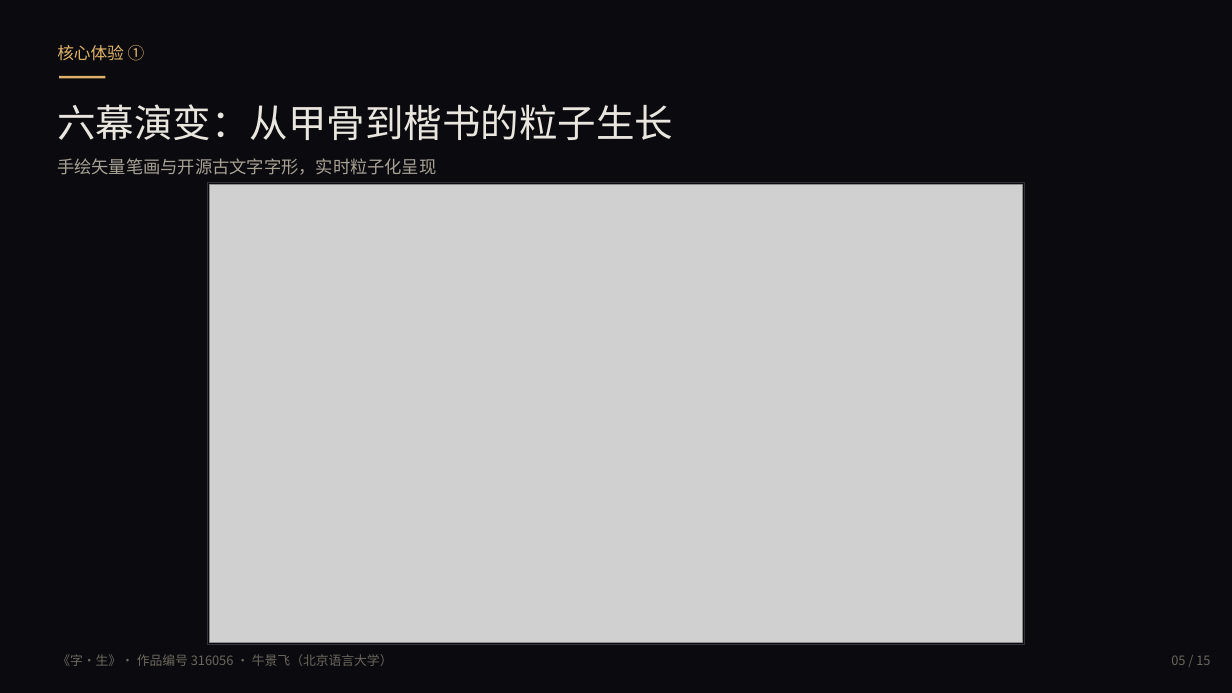
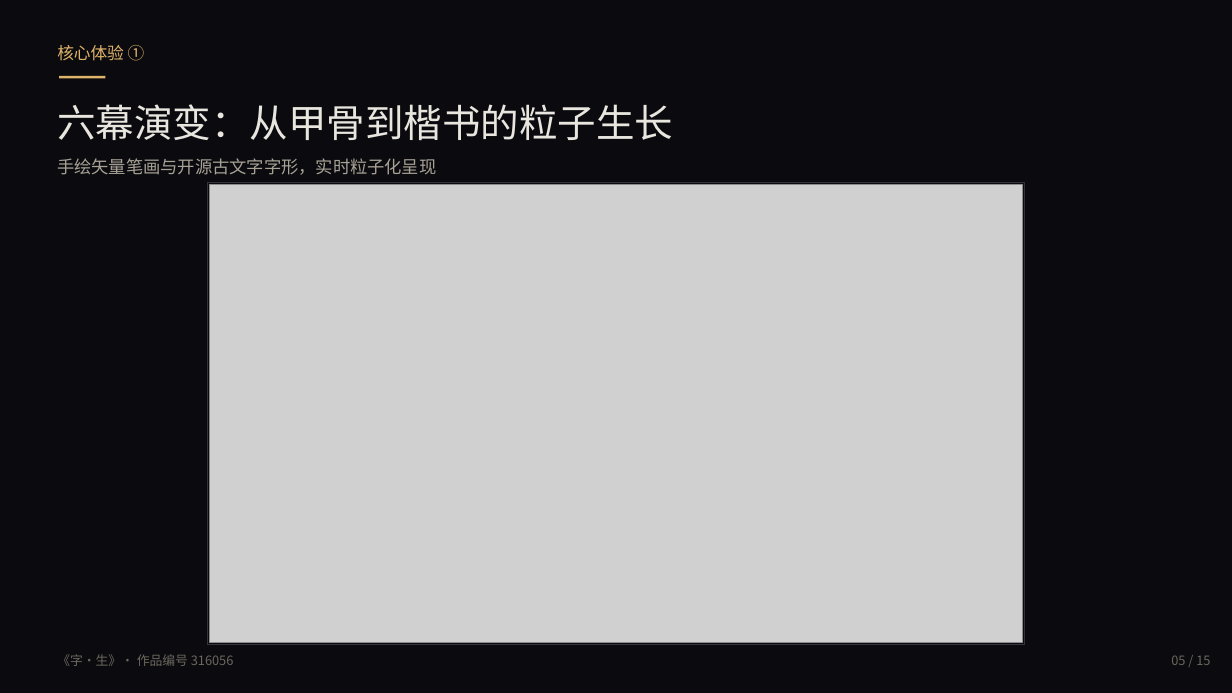
Before and after one commit to qq2430814042/zisheng, a slide deck: slide 5 of 字生-演示文稿.pptx. Drawn at 1232x693 pixels with LibreOffice and Linux fonts; fonts in the diff are those of the drawing; grey boxes stand for pictures. Boxes give left, top, right and bottom in pixels: in the first picture for what was removed or moved away, otherwise in the second. Text is boxed around its words. In the diff, an @@ line names an element or a change of style, - is before the commit and + after.

```diff
--- a/字生-演示文稿.pptx
+++ b/字生-演示文稿.pptx
@@ text at [57,654,234,666]: text changed @@
-《字·生》· 作品编号 316056 · 牛景飞（北京语言大学）
+《字·生》· 作品编号 316056
```
Also in this commit, not shown: 14 other slides changed, 1 other file.
